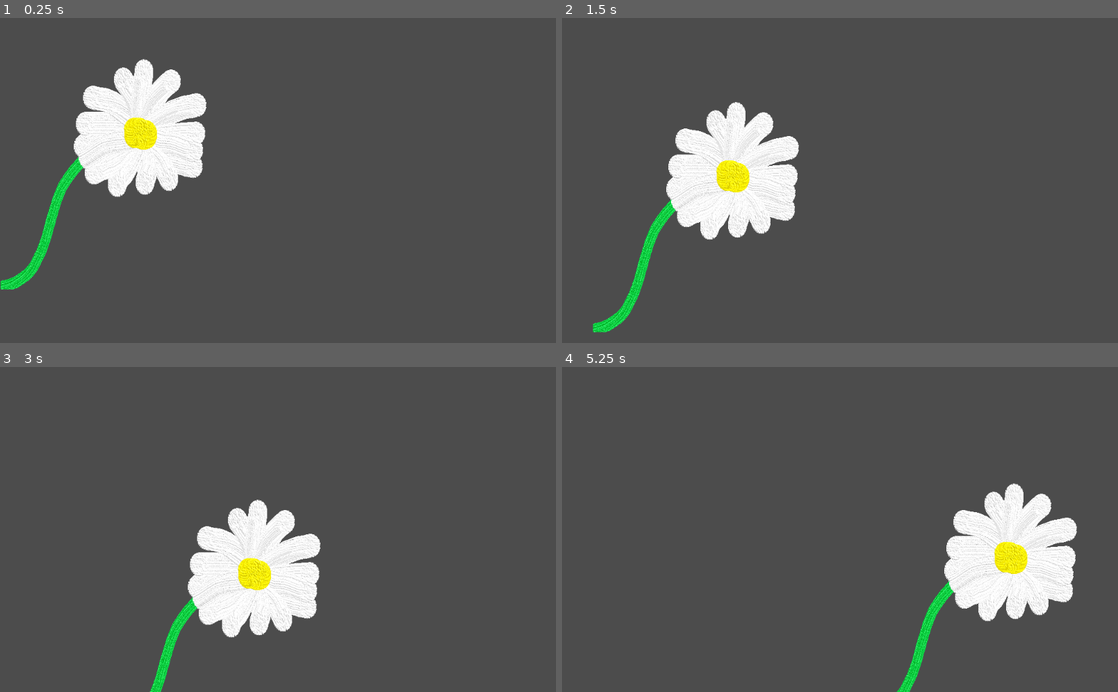
Above: before the commit, frames 1-4 (two rows, left to right).
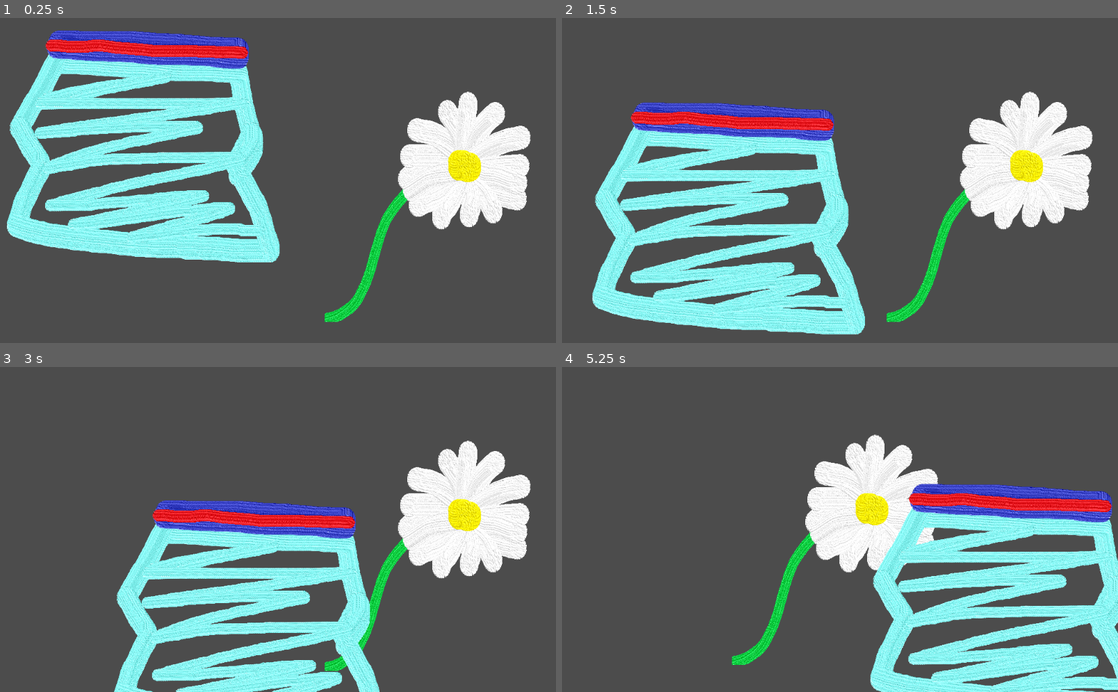
Above: after the commit, the same moments.

Repository: JakeSuraba/Game-Off-2022
Game: Godot game, scene res://scene/Shared.tscn
The game is run twice, just before and just after one commit, with the same random seed, the same clock (stepped at 60 frames per second) and the same inputs. Before the commit the project starts from res://scene/Daisy.tscn.
Inputs (mouse positions are in pixels of both pictures, inside the frame that each line leads up to):
- Up to frame 1 (0.25 s): no input
- Up to frame 2 (1.5 s): tap Enter at 0.5 s; move the mouse to (673, 177) at 0.52 s; click (673, 177) at 0.67 s; tap Space at 1.25 s; move the mouse to (728, 196) at 1.27 s; click (728, 196) at 1.42 s
- Up to frame 3 (3 s): tap Enter at 2 s; move the mouse to (333, 458) at 2.02 s; click (333, 458) at 2.17 s; tap Space at 2.75 s; move the mouse to (250, 594) at 2.77 s; click (250, 594) at 2.92 s
- Up to frame 4 (5.25 s): tap Enter at 3.5 s; move the mouse to (1006, 578) at 3.52 s; click (1006, 578) at 3.67 s; tap Space at 4.25 s; move the mouse to (673, 480) at 4.27 s; click (673, 480) at 4.42 s; move the mouse to (867, 529) at 5.02 s; click (867, 529) at 5.17 s

The runs differ from the first frame. In frame 1, 33% of the frame differs, in the area x 0-96%, y 3-94%; in frame 2, 33%; in frame 3, 28%; in frame 4, 28%.
Error after the commit: Invalid get index '0' (on base: 'Array'). (res://script/Hand.gd:16)

Commit message:
Add hand selection

Diff:
--- a/project.godot
+++ b/project.godot
@@ -11,7 +11,7 @@
 [application]
 
 config/name="Pushing Daisies"
-run/main_scene="res://scene/Daisy.tscn"
+run/main_scene="res://scene/Shared.tscn"
 config/icon="res://icon.png"
 
 [gui]
--- a/scene/Bag.tscn
+++ b/scene/Bag.tscn
@@ -1,18 +1,18 @@
 [gd_scene load_steps=4 format=2]
 
-[ext_resource path="res://script/Draggable.gd" type="Script" id=1]
 [ext_resource path="res://texture/baggy.png" type="Texture" id=2]
+[ext_resource path="res://script/Bag.gd" type="Script" id=3]
 
 [sub_resource type="RectangleShape2D" id=1]
 extents = Vector2( 259, 222.5 )
 
-[node name="Node2D" type="Sprite"]
+[node name="Bag" type="Area2D"]
 position = Vector2( 348, 282 )
+script = ExtResource( 3 )
+
+[node name="Sprite" type="Sprite" parent="."]
 texture = ExtResource( 2 )
 
-[node name="Area2D" type="Area2D" parent="."]
-script = ExtResource( 1 )
-
-[node name="CollisionShape2D" type="CollisionShape2D" parent="Area2D"]
+[node name="CollisionShape2D" type="CollisionShape2D" parent="."]
 position = Vector2( -5, 39.5 )
 shape = SubResource( 1 )
--- a/scene/Daisy.tscn
+++ b/scene/Daisy.tscn
@@ -1,18 +1,18 @@
 [gd_scene load_steps=4 format=2]
 
 [ext_resource path="res://texture/daisy.png" type="Texture" id=1]
-[ext_resource path="res://script/Draggable.gd" type="Script" id=2]
+[ext_resource path="res://script/Daisy.gd" type="Script" id=2]
 
 [sub_resource type="CircleShape2D" id=1]
 radius = 233.019
 
-[node name="Daisy" type="Sprite"]
+[node name="Daisy" type="Area2D"]
 position = Vector2( 251, 251 )
-texture = ExtResource( 1 )
-
-[node name="Area2D" type="Area2D" parent="."]
 script = ExtResource( 2 )
 
-[node name="CollisionShape2D" type="CollisionShape2D" parent="Area2D"]
+[node name="CollisionShape2D" type="CollisionShape2D" parent="."]
 position = Vector2( -50, 43 )
 shape = SubResource( 1 )
+
+[node name="Sprite" type="Sprite" parent="."]
+texture = ExtResource( 1 )
--- /dev/null
+++ b/scene/Hand.tscn
@@ -0,0 +1,13 @@
+[gd_scene load_steps=3 format=2]
+
+[ext_resource path="res://script/Hand.gd" type="Script" id=1]
+
+[sub_resource type="CircleShape2D" id=1]
+
+[node name="Hand" type="Area2D"]
+script = ExtResource( 1 )
+
+[node name="CollisionShape2D" type="CollisionShape2D" parent="."]
+shape = SubResource( 1 )
+
+[node name="EmptySelection" type="Node2D" parent="."]
--- /dev/null
+++ b/scene/Shared.tscn
@@ -0,0 +1,15 @@
+[gd_scene load_steps=4 format=2]
+
+[ext_resource path="res://scene/Bag.tscn" type="PackedScene" id=1]
+[ext_resource path="res://scene/Daisy.tscn" type="PackedScene" id=2]
+[ext_resource path="res://scene/Hand.tscn" type="PackedScene" id=3]
+
+[node name="Node2D" type="Node2D"]
+
+[node name="Daisy" parent="." instance=ExtResource( 2 )]
+position = Vector2( 848, 311 )
+
+[node name="Bag" parent="." instance=ExtResource( 1 )]
+position = Vector2( 264, 197 )
+
+[node name="Hand" parent="." instance=ExtResource( 3 )]
--- /dev/null
+++ b/script/Bag.gd
@@ -0,0 +1,7 @@
+extends Area2D
+
+var weight: float = 0
+
+# Declare member variables here. Examples:
+# var a = 2
+# var b = "text"
--- /dev/null
+++ b/script/Daisy.gd
@@ -0,0 +1,19 @@
+extends Node
+
+export var weight: float = 0
+
+# Declare member variables here. Examples:
+# var a = 2
+# var b = "text"
+
+func get_weight() -> float:
+	return weight
+
+# Called when the node enters the scene tree for the first time.
+func _ready():
+	pass # Replace with function body.
+
+
+# Called every frame. 'delta' is the elapsed time since the previous frame.
+#func _process(delta):
+#	pass
--- /dev/null
+++ b/script/Hand.gd
@@ -0,0 +1,27 @@
+extends Area2D
+
+onready var empty_selection: Node2D = $EmptySelection
+
+var selection: Node2D = empty_selection
+
+# Declare member variables here. Examples:
+# var a = 2
+# var b = "text"
+
+func _input_event(viewport: Object, event: InputEvent, shape_idx: int) -> void:
+	if (event is InputEventMouseButton and event.button_index == BUTTON_LEFT and event.is_pressed()):
+		if (selection != empty_selection):
+			selection = empty_selection
+		else:
+			selection = get_overlapping_areas()[0]
+
+# Called when the node enters the scene tree for the first time.
+func _ready():
+	selection = empty_selection
+	pass # Replace with function body.
+
+
+# Called every frame. 'delta' is the elapsed time since the previous frame.
+func _process(delta):
+	position = get_viewport().get_mouse_position()
+	selection.position = position
